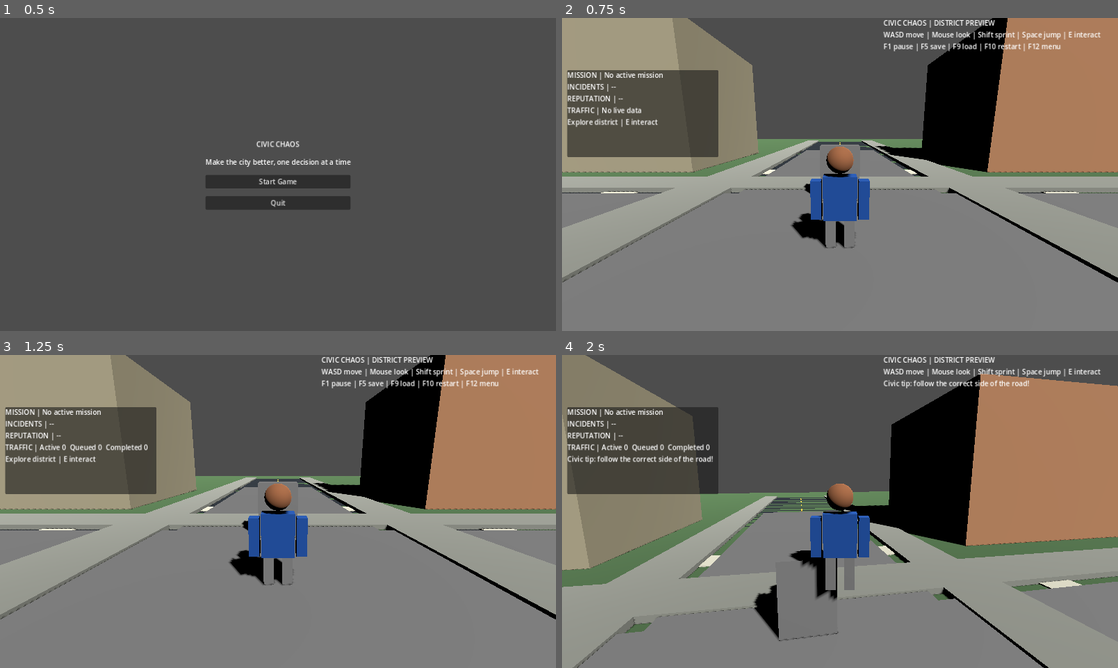
Above: before the commit, frames 1-4 (two rows, left to right).
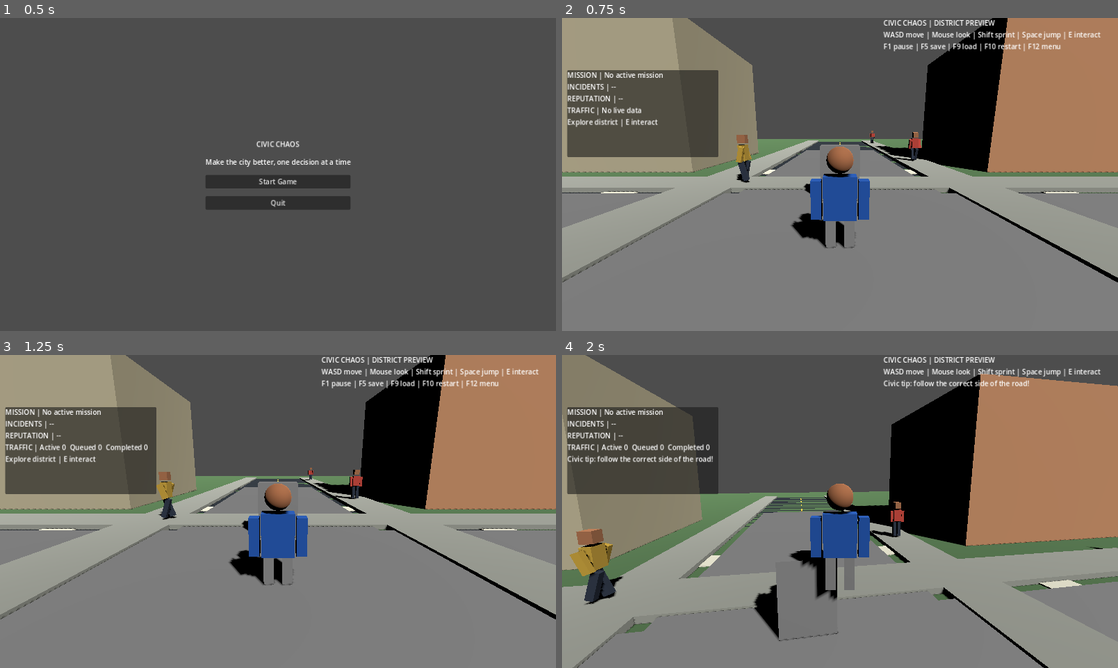
Above: after the commit, the same moments.

Repository: gauravprajapat-23/civic-chaos
Game: Godot game, scene res://scenes/core/menu.tscn
Two runs of this game, one before a commit and one after it. Both use one fixed random seed, a clock stepped at 60 frames per second and the inputs below.
Inputs (mouse positions are in pixels of both pictures, inside the frame that each line leads up to):
- Up to frame 1 (0.5 s): no input
- Up to frame 2 (0.75 s): click "Start Game" at 0.5 s
- Up to frame 3 (1.25 s): no input
- Up to frame 4 (2 s): tap Enter at 1.25 s; move the mouse to (867, 511) at 1.27 s; hold W (move_forward) from 1.28 s (still down); hold E (interact) from 1.28 s (still down); tap Space (jump) at 1.52 s

Frame 1 is identical in both runs. In frame 2, 0.5% of the frame differs, in the area x 31-65%, y 36-53%; in frame 3, 0.5%; in frame 4, 1.4%, in the area x 1-100%, y 46-80%.

Commit message:
feat(world): populate playable district with visible pedestrians

Diff:
--- a/scripts/core/main.gd
+++ b/scripts/core/main.gd
@@ -8,6 +8,7 @@
 const StatusHUD = preload("res://scripts/ui/civic_status_hud.gd")
 const DebugOverlay = preload("res://scripts/debug/debug_overlay.gd")
 const GraphicsLOD = preload("res://scripts/rendering/graphics_lod.gd")
+const DistrictPedestrians = preload("res://scripts/npc/district_pedestrians.gd")
 var graphics_lod: CivicGraphicsLOD
 var debug_overlay: CivicDebugOverlay
 var civic_hud: CivicStatusHUD
@@ -66,6 +67,9 @@
         if mesh is MeshInstance3D:
             graphics_lod.register_mesh(mesh)
     graphics_lod.apply_light_budget(self)
+    var pedestrians := DistrictPedestrians.new()
+    pedestrians.name = "DistrictPedestrians"
+    add_child(pedestrians)
     print("CIVIC_CHAOS_MAIN_READY")
 
 func _unhandled_key_input(event: InputEvent) -> void:
